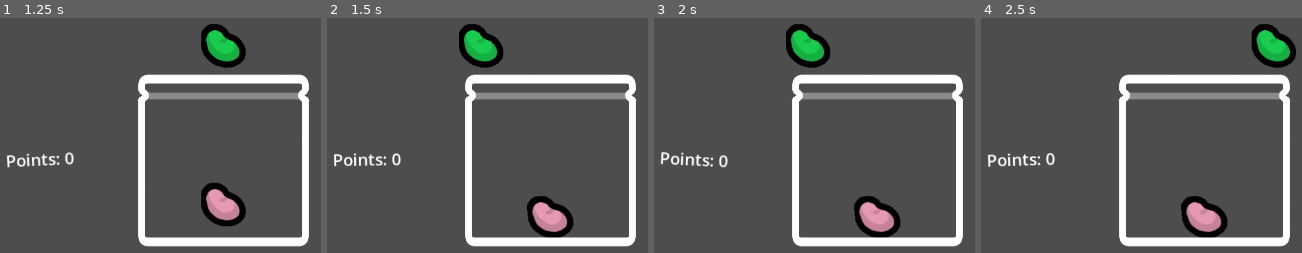
Above: before the commit, frames 1-4 (left to right).
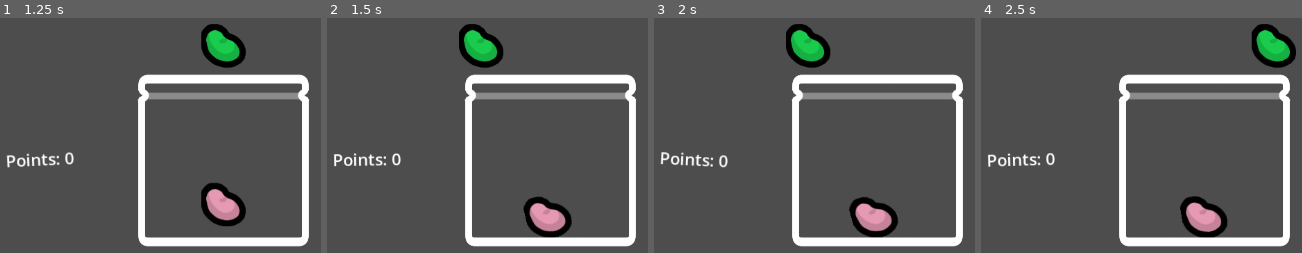
Above: after the commit, the same moments.

Repository: dairycultist/bean-game
Game: Godot game, scene res://scene.tscn
Same seed, same stepped clock (60 frames per second), same inputs: the game is played once before the commit and once after it.
Inputs (mouse positions are in pixels of both pictures, inside the frame that each line leads up to):
- Up to frame 1 (1.25 s): tap Enter at 0.5 s; move the mouse to (224, 133) at 0.52 s; press the mouse at (224, 133) at 0.53 s
- Up to frame 2 (1.5 s): move the mouse to (391, 182) at 1.27 s; release the mouse at (391, 182) at 1.28 s; click (391, 182) at 1.35 s
- Up to frame 3 (2 s): no input
- Up to frame 4 (2.5 s): tap Space at 2 s; move the mouse to (1285, 62) at 2.02 s; press the mouse at (1285, 62) at 2.03 s

Frame 1 is identical in both runs. In frame 2, 0.7% of the frame differs, in the area x 61-77%, y 75-94%; in frame 3, 1.0%, in the area x 60-77%, y 75-94%; in frame 4, 0.1%.

Commit message:
Base boon adds points

Diff:
--- a/bean.gd
+++ b/bean.gd
@@ -45,7 +45,7 @@
 func _body_entered(body):
 
 	# match
-	if body is Bean and body.color == color and not body.freeze:
+	if body is Bean and body.color == color and not body.freeze and body.name < name: # last part so only one triggers the match
 		queue_free()
 		body.queue_free()
 		_audio_on_match.pitch_scale = randf_range(0.9, 1.0)
--- a/bean.tscn
+++ b/bean.tscn
@@ -4,7 +4,7 @@
 [ext_resource type="Script" uid="uid://de32m35xsr1vk" path="res://bean.gd" id="1_dq0o7"]
 
 [sub_resource type="PhysicsMaterial" id="PhysicsMaterial_dq0o7"]
-friction = 0.0
+friction = 0.1
 
 [sub_resource type="CircleShape2D" id="CircleShape2D_y2354"]
 radius = 22.0
--- a/bean_signals.gd
+++ b/bean_signals.gd
@@ -1,8 +1,8 @@
 extends Node
 
 @warning_ignore("unused_signal")
-signal on_beans_matched(color)
+signal on_beans_matched(color: Bean.BeanColor)
 @warning_ignore("unused_signal")
-signal on_bean_dropped(color)
+signal on_bean_dropped(color: Bean.BeanColor)
 @warning_ignore("unused_signal")
-signal on_bean_escaped(color)
+signal on_bean_escaped(color: Bean.BeanColor)
--- a/boon.gd
+++ b/boons/abstract_boon.gd
@@ -1,4 +1,23 @@
-extends Node
+@abstract
+extends Sprite2D
+class_name Boon
+
+# TODO add boon animation for idling and triggering
+
+func _ready() -> void:
+
+	BeanSignals.on_beans_matched.connect(_on_beans_matched)
+	BeanSignals.on_bean_dropped.connect(_on_bean_dropped)
+	BeanSignals.on_bean_escaped.connect(_on_bean_escaped)
+
+func _on_beans_matched(_color: Bean.BeanColor) -> bool: # returns if triggered (for animation)
+	return false
+
+func _on_bean_dropped(_color: Bean.BeanColor) -> bool:
+	return false
+
+func _on_bean_escaped(_color: Bean.BeanColor) -> bool:
+	return false
 
 # BOONS:
 # When a bean is dropped, add 1 point for every bean in the jar.
@@ -21,5 +40,3 @@
 
 # boons connect to signals and use the parameters to determine if they should go off
 # boons are children of the score node (this global class connects them to bean events)
-
-# there's a hidden boon that implements the default point behaviour (i.e. giving points on match)
--- /dev/null
+++ b/boons/base_boon.gd
@@ -0,0 +1,9 @@
+extends Boon
+
+# hidden boon that implements the default point behaviour (i.e. giving points on match)
+
+func _on_beans_matched(_color: Bean.BeanColor) -> bool:
+
+	get_parent().add_points(5)
+
+	return true
--- a/scene.tscn
+++ b/scene.tscn
@@ -6,6 +6,7 @@
 [ext_resource type="AudioStream" uid="uid://dfx6ai1konf05" path="res://click.wav" id="4_m7jmp"]
 [ext_resource type="AudioStream" uid="uid://dp6m5oyilj24o" path="res://pop.wav" id="5_y2354"]
 [ext_resource type="Script" uid="uid://dppaxmnswb3f2" path="res://stat_manager.gd" id="6_y2354"]
+[ext_resource type="Script" uid="uid://v526r847j73e" path="res://boons/base_boon.gd" id="7_ni31j"]
 
 [sub_resource type="RectangleShape2D" id="RectangleShape2D_nxogm"]
 size = Vector2(220, 300)
@@ -77,3 +78,6 @@
 label_settings = SubResource("LabelSettings_m7jmp")
 horizontal_alignment = 1
 vertical_alignment = 1
+
+[node name="BaseBoon" type="Sprite2D" parent="StatManager"]
+script = ExtResource("7_ni31j")
--- a/stat_manager.gd
+++ b/stat_manager.gd
@@ -2,6 +2,7 @@
 
 var point_label_anim_t := 0.0
 var point_label_anim_intensity := 1.0
+var points: int = 0
 
 func _ready() -> void:
 	BeanSignals.on_beans_matched.connect(func(_color): point_label_anim_intensity = 4.0)
@@ -12,3 +13,7 @@
 	$PointLabel.rotation = sin(point_label_anim_t * 4.0) * 0.05 * point_label_anim_intensity
 
 	point_label_anim_intensity = lerp(point_label_anim_intensity, 1.0, delta)
+
+func add_points(p: int):
+	points += p
+	$PointLabel.text = "Points: " + str(points)
Renamed: boon.gd.uid -> boons/abstract_boon.gd.uid
Not shown, added: boons/base_boon.gd.uid
Not shown: 1 places in scene.tscn that only renumber resources
